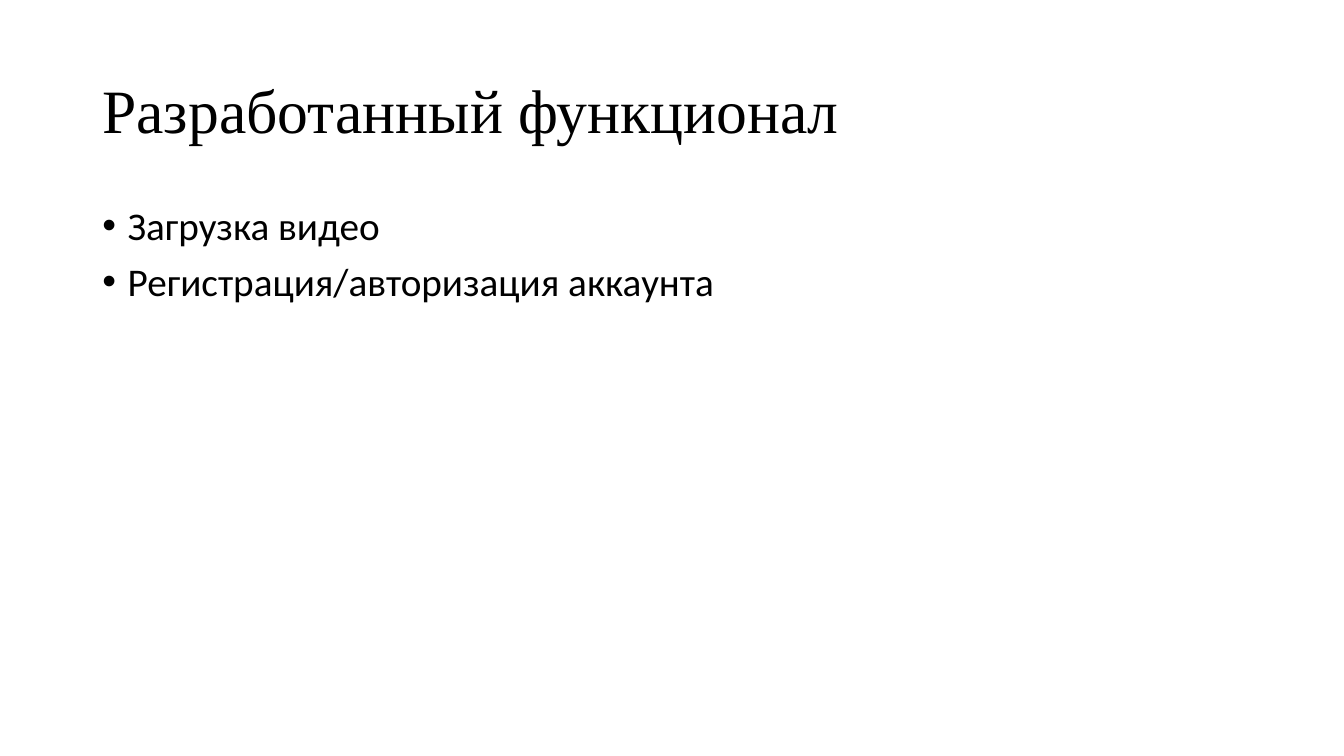
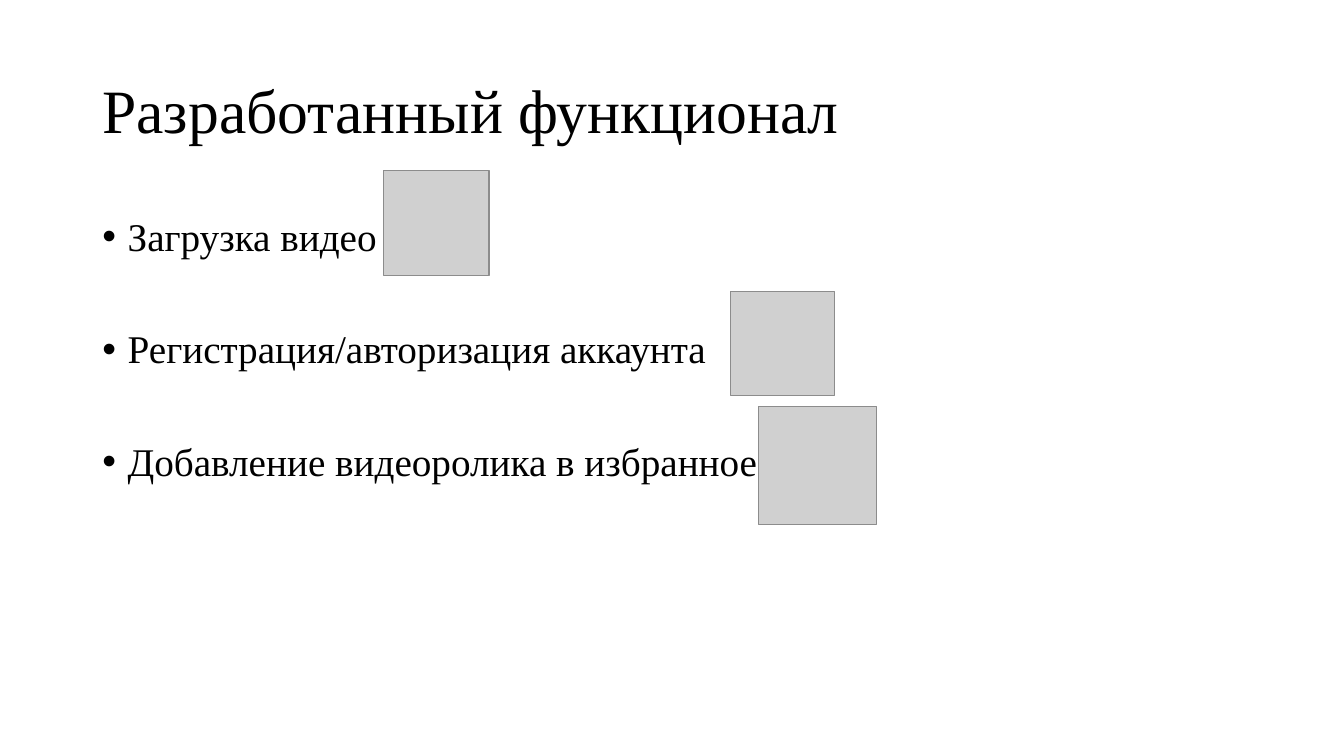
Before and after one commit to Shivronin/Cursa4, a slide deck: slide 6 of Презентация.pptx. Drawn at 1344x756 pixels with LibreOffice and Linux fonts; fonts in the diff are those of the drawing; grey boxes stand for pictures. Boxes give left, top, right and bottom in pixels: in the first picture for what was removed or moved away, otherwise in the second. Text is boxed around its words. In the diff, an @@ line names an element or a change of style, - is before the commit and + after.

```diff
--- a/Презентация.pptx
+++ b/Презентация.pptx
@@ picture added at bbox=[384, 170, 489, 275] @@
@@ text "Загрузка видео": place and size @@
-text "Загрузка видео" at bbox=[128, 214, 714, 303]
+text "Загрузка видео" at bbox=[128, 225, 757, 484]
@@ text at bbox=[128, 225, 706, 371]: font Calibri to Times New Roman in "Загрузка видео", "Регистрация/авторизация аккаунта" @@
@@ picture added at bbox=[731, 291, 835, 395] @@
@@ picture added at bbox=[759, 406, 877, 524] @@
@@ text at bbox=[128, 448, 757, 484]: paragraph added @@
+• Добавление видеоролика в избранное
```
Also in this commit, not shown: 4 other slides changed, 3 slides added, 6 slides removed, 1 other file.
